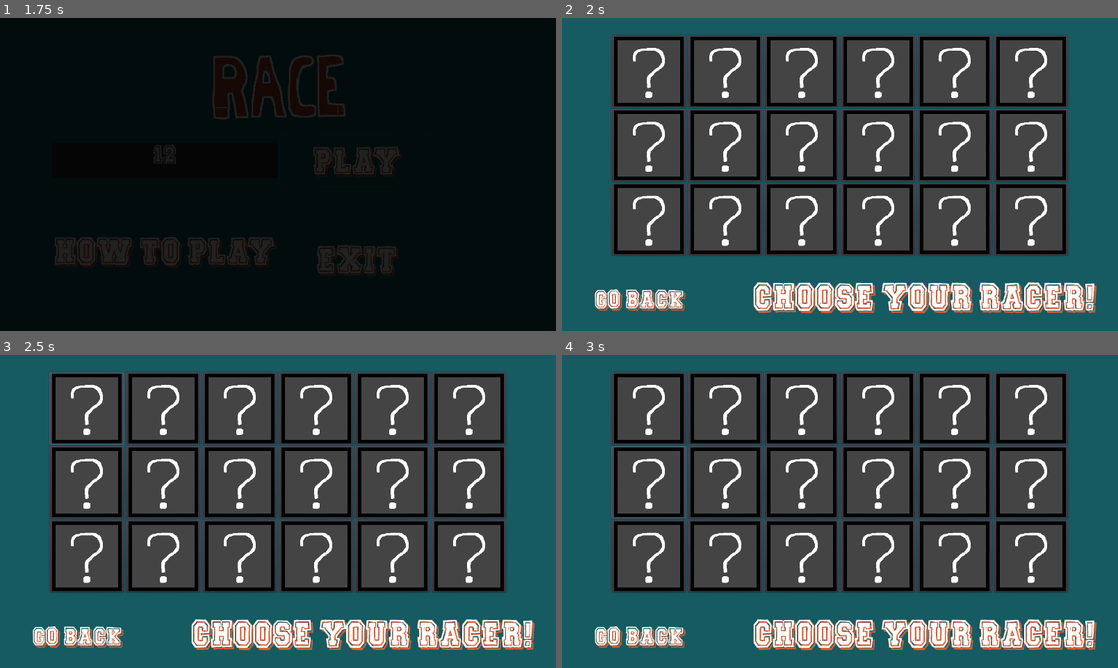
Above: before the commit, frames 1-4 (two rows, left to right).
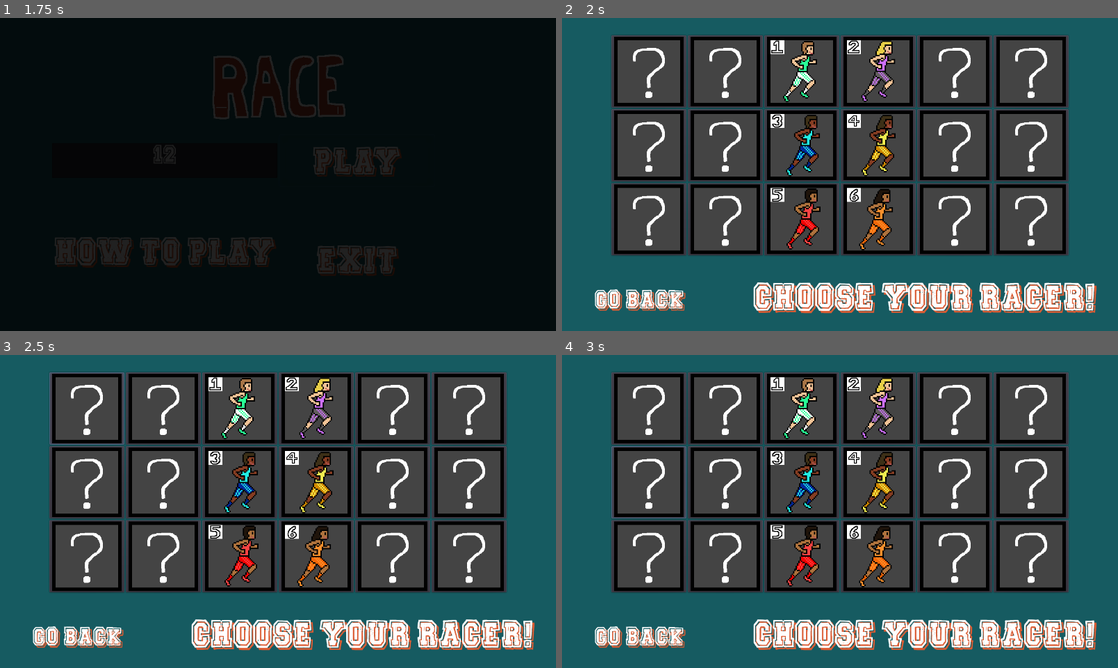
Above: after the commit, the same moments.

Repository: Watsakasaurus/RACE
Game: Godot game, scene res://Menus/TitleScreen.tscn
Same seed, same stepped clock (60 frames per second), same inputs: the game is played once before the commit and once after it.
Inputs (mouse positions are in pixels of both pictures, inside the frame that each line leads up to):
- Up to frame 1 (1.75 s): click (166, 161) at 0.52 s; type "12" at 0.6 s; click "PLAY" at 1.25 s
- Up to frame 2 (2 s): no input
- Up to frame 3 (2.5 s): click (88, 408) at 2.02 s
- Up to frame 4 (3 s): click (650, 483) at 2.77 s

Frame 1 is identical in both runs. In frame 2, 4.2% of the frame differs, in the area x 37-60%, y 7-75%; in frame 3, 4.2%; in frame 4, 4.2%.

Commit message:
character buttons added

Diff:
--- a/Menus/CharacterSelect.tscn
+++ b/Menus/CharacterSelect.tscn
@@ -1,10 +1,15 @@
-[gd_scene load_steps=6 format=2]
+[gd_scene load_steps=11 format=2]
 
 [ext_resource path="res://buttons/ReturnToMainButton.tscn" type="PackedScene" id=1]
 [ext_resource path="res://Menus/character_select.gd" type="Script" id=2]
-[ext_resource path="res://graphics/Locked Character.png" type="Texture" id=3]
+[ext_resource path="res://graphics/buttonGraphics/WhiteFemaleButton.png" type="Texture" id=3]
 [ext_resource path="res://fonts/back_to_school_36.tres" type="DynamicFont" id=4]
 [ext_resource path="res://Menus/LockCharColumn.tscn" type="PackedScene" id=5]
+[ext_resource path="res://graphics/buttonGraphics/WhiteMaleButton.png" type="Texture" id=6]
+[ext_resource path="res://graphics/buttonGraphics/BlackMaleButton.png" type="Texture" id=7]
+[ext_resource path="res://graphics/buttonGraphics/AsianMaleButton.png" type="Texture" id=8]
+[ext_resource path="res://graphics/buttonGraphics/BlackFemaleButton.png" type="Texture" id=9]
+[ext_resource path="res://graphics/buttonGraphics/AsianFemaleButton.png" type="Texture" id=10]
 
 [node name="CharacterSelect" type="Control"]
 anchor_right = 1.0
@@ -62,7 +67,7 @@
 [node name="Racer1" type="Button" parent="CharacterPanel/MaleCharColumn"]
 margin_right = 172.0
 margin_bottom = 166.0
-icon = ExtResource( 3 )
+icon = ExtResource( 6 )
 __meta__ = {
 "_edit_use_anchors_": false
 }
@@ -71,7 +76,7 @@
 margin_top = 170.0
 margin_right = 172.0
 margin_bottom = 336.0
-icon = ExtResource( 3 )
+icon = ExtResource( 7 )
 __meta__ = {
 "_edit_use_anchors_": false
 }
@@ -80,7 +85,7 @@
 margin_top = 340.0
 margin_right = 172.0
 margin_bottom = 506.0
-icon = ExtResource( 3 )
+icon = ExtResource( 8 )
 __meta__ = {
 "_edit_use_anchors_": false
 }
@@ -102,7 +107,7 @@
 margin_top = 170.0
 margin_right = 172.0
 margin_bottom = 336.0
-icon = ExtResource( 3 )
+icon = ExtResource( 9 )
 __meta__ = {
 "_edit_use_anchors_": false
 }
@@ -111,7 +116,7 @@
 margin_top = 340.0
 margin_right = 172.0
 margin_bottom = 506.0
-icon = ExtResource( 3 )
+icon = ExtResource( 10 )
 __meta__ = {
 "_edit_use_anchors_": false
 }
--- a/Menus/LockCharColumn.tscn
+++ b/Menus/LockCharColumn.tscn
@@ -1,6 +1,8 @@
 [gd_scene load_steps=2 format=2]
 
-[ext_resource path="res://graphics/Locked Character.png" type="Texture" id=1]
+[ext_resource path="res://graphics/buttonGraphics/lockedCharacterButton.png" type="Texture" id=1]
+
+
 
 [node name="LockCharColumn1" type="VBoxContainer"]
 margin_left = 114.0
Binary file added: graphics/buttonGraphics/AsianFemaleButton.png
Not shown, added: graphics/buttonGraphics/AsianFemaleButton.png.import
Binary file added: graphics/buttonGraphics/AsianMaleButton.png
Not shown, added: graphics/buttonGraphics/AsianMaleButton.png.import
Binary file added: graphics/buttonGraphics/BlackFemaleButton.png
Not shown, changed: graphics/buttonGraphics/BlackFemaleButton.png.import
Binary file added: graphics/buttonGraphics/BlackMaleButton.png
Not shown, added: graphics/buttonGraphics/BlackMaleButton.png.import
Binary file added: graphics/buttonGraphics/WhiteFemaleButton.png
Not shown, added: graphics/buttonGraphics/WhiteFemaleButton.png.import
Binary file added: graphics/buttonGraphics/WhiteMaleButton.png
Not shown, added: graphics/buttonGraphics/WhiteMaleButton.png.import
(and 2 more such lines)
